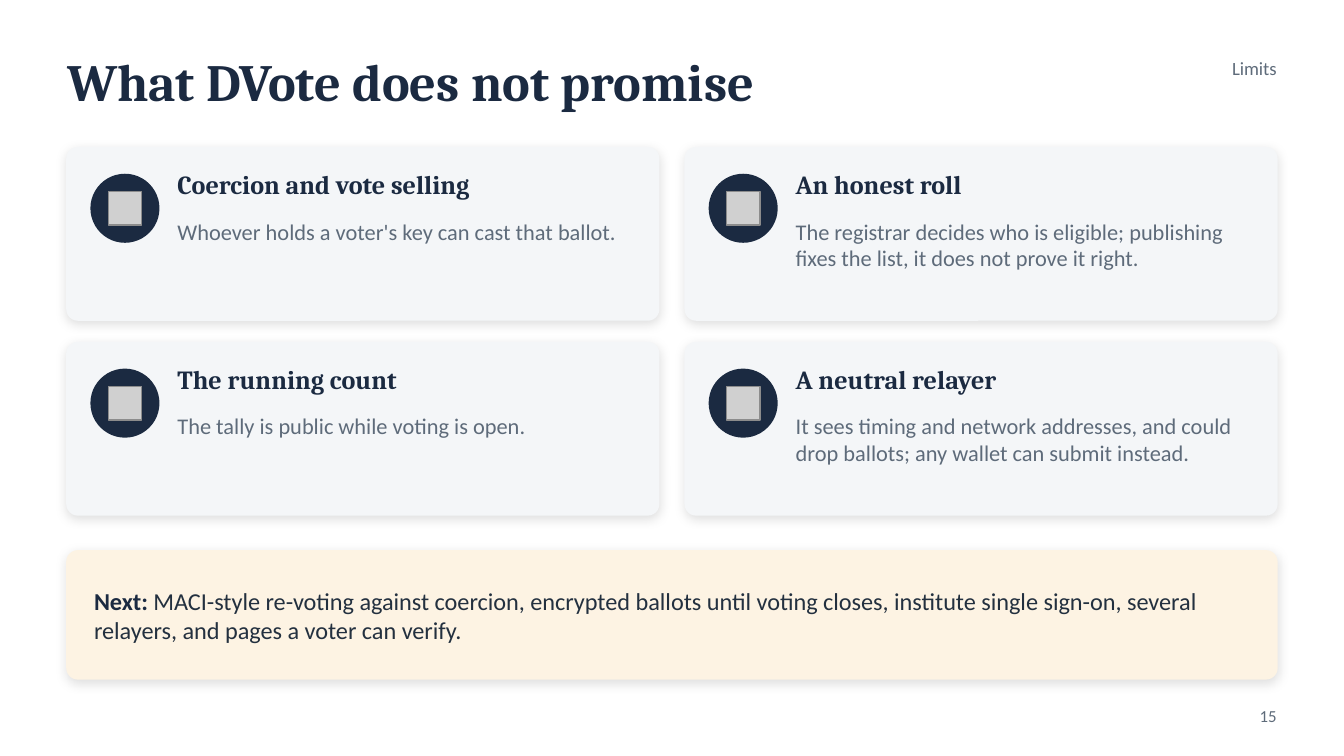
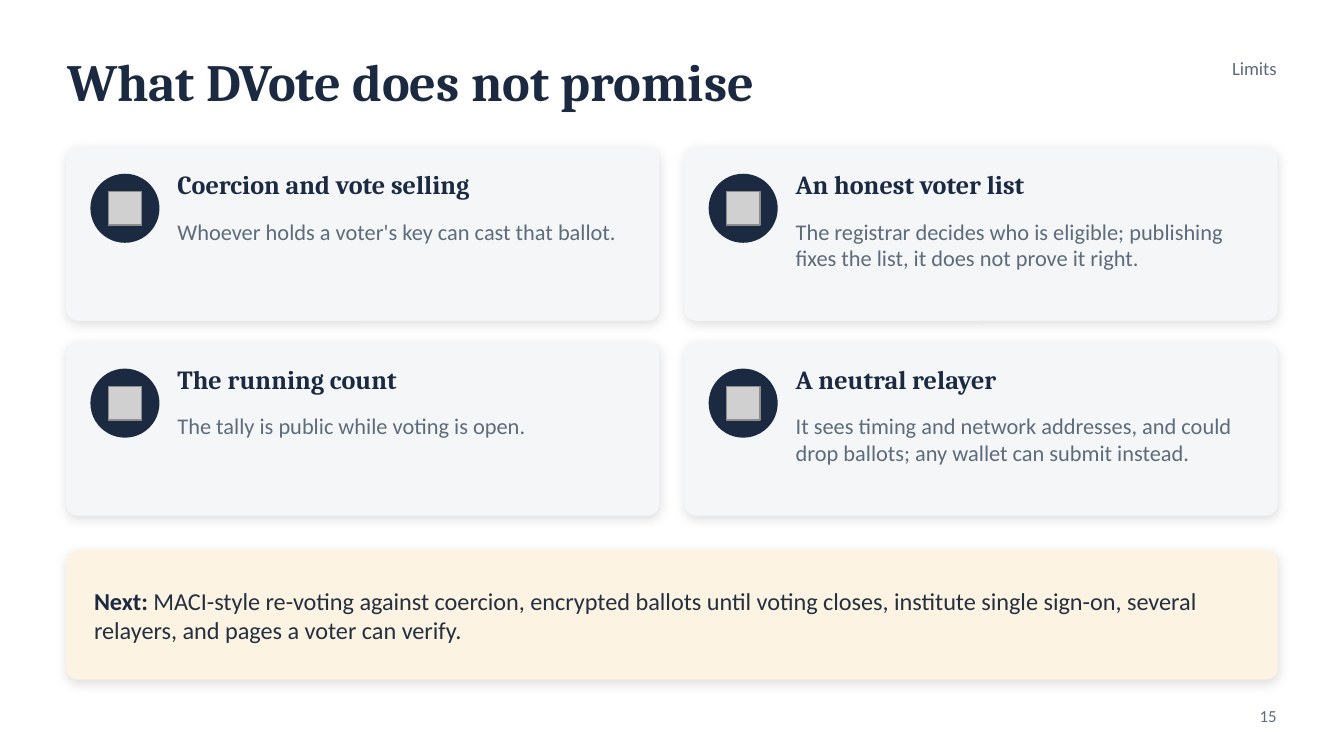
Before and after one commit to Chaitanya-Keyal/decentralized-voting-system, a slide deck: slide 15 of reports/eval2-slides.pptx. Drawn at 1344x756 pixels with LibreOffice and Linux fonts; fonts in the diff are those of the drawing; grey boxes stand for pictures. Boxes give left, top, right and bottom in pixels: in the first picture for what was removed or moved away, otherwise in the second. Text is boxed around its words. In the diff, an @@ line names an element or a change of style, - is before the commit and + after.

Commit message:
docs(report): measure B1 and D3 on the deployed contracts; tighten the prose
B1 and D3 are measured again on the deployed contracts: a ballot is counted a median of 9.3 s
after the click with the relayer's default tip (slowest 20.0 s of 16), ten voters casting at
once land in one block, and D3 finds nothing that narrows a ballot below its voter list. The
report, slides and docs describe the final system only, explain Sepolia's gas pricing once,
use "voter list" throughout, and the two long requirement tables no longer repeat their labels.

```diff
--- a/reports/eval2-slides.pptx
+++ b/reports/eval2-slides.pptx
@@ text at [796, 176, 1024, 195]: text changed @@
-An honest roll
+An honest voter list
```
Also in this commit, not shown: 5 other slides changed, 24 other files.
